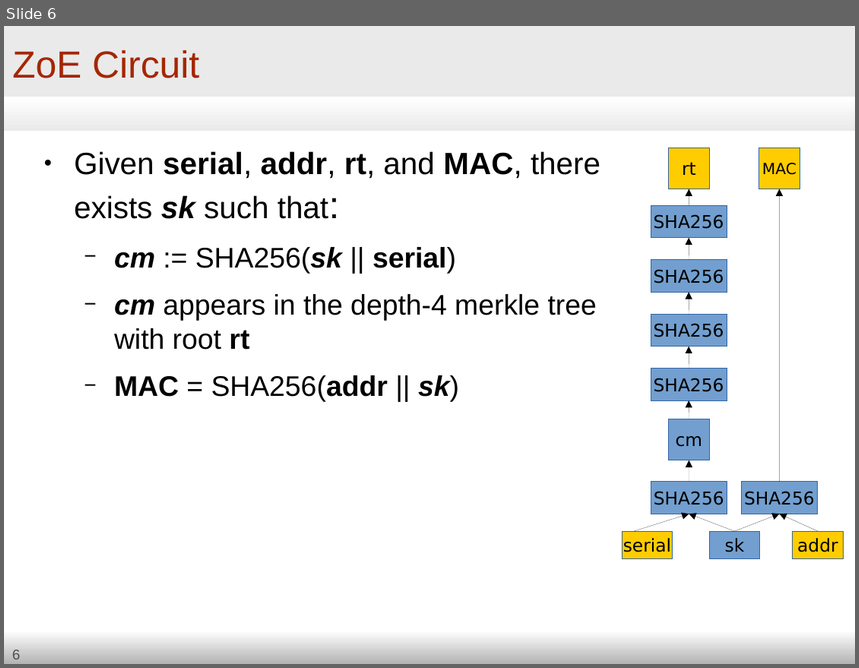
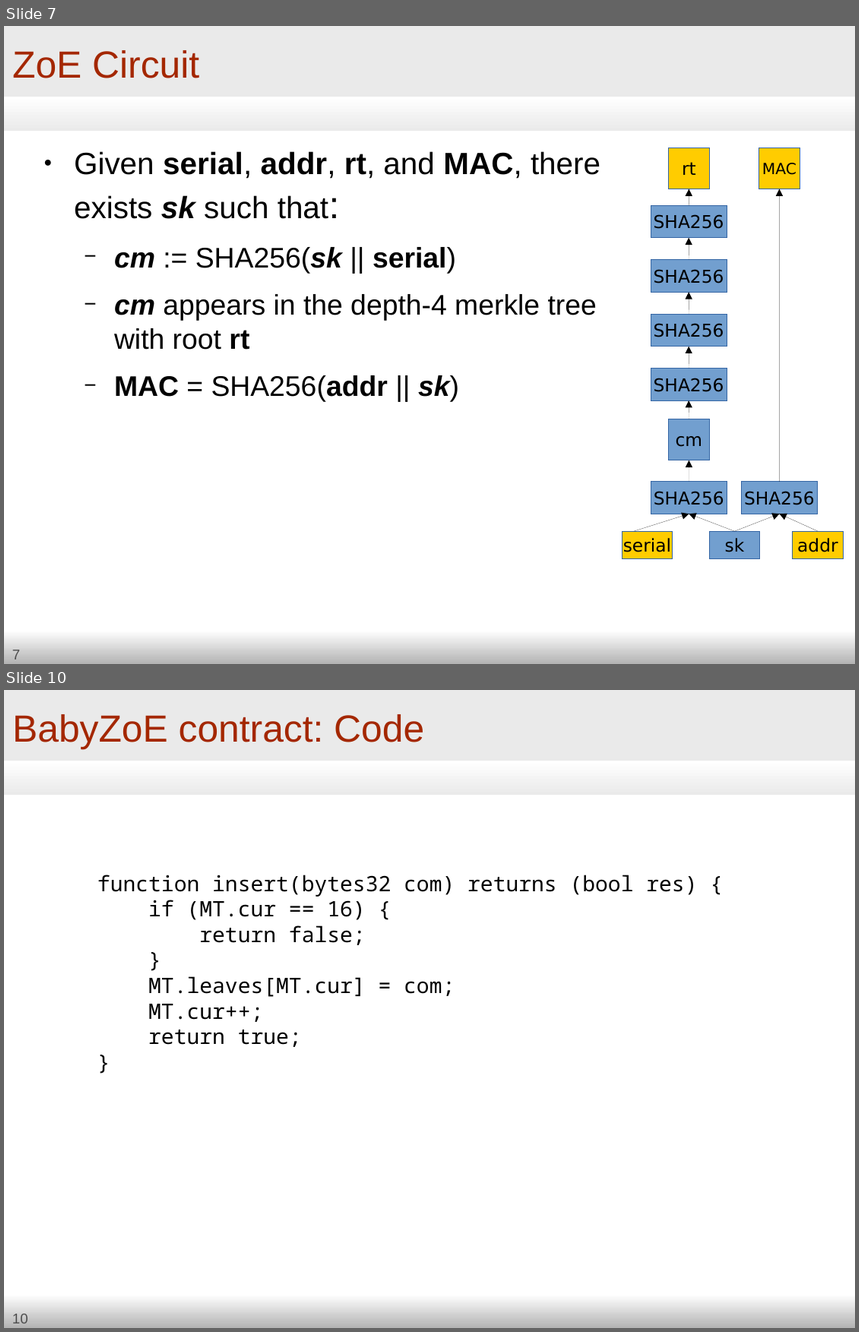
Before and after one commit to zcash-hackworks/babyzoe, a slide deck: babyzoe-draft2.odp. Shown one above the other, each under a label of ours: slide 6 before the commit, slides 7 and 10 after it; the slides between them are not shown. The pictures are 859x668 and 859x1332 pixels, drawn with LibreOffice and Linux fonts; fonts in the diff are those of the drawing. Boxes give left, top, right and bottom in pixels: in the first picture for what was removed or moved away, otherwise in the second. Text is boxed around its words. In the diff, an @@ line names an element or a change of style, - is before the commit and + after.

```diff
--- a/babyzoe-draft2.odp
+++ b/babyzoe-draft2.odp
@@ slide 10 added at (4,690,855,1328), background #FFFFFF; not listed: 4 template elements that a slide beside it also shows @@
@@ title added at (12,714,424,750), 32 pt, text #A42700 @@
+BabyZoE contract: Code
@@ text added at (97,875,697,1047), 18 pt, text #000000 @@
+function insert(bytes32 com) returns (bool res) {
+if (MT.cur == 16) {
+return false;
+}
+MT.leaves[MT.cur] = com;
+MT.cur++;
+return true;
+}
@@ what was slide 6 is now slide 7 @@
@@ page number at (12,650,20,660): text changed @@
-6
+7
```
Also in this commit, not shown: 7 slides changed, 4 other slides added, 1 slide removed.
